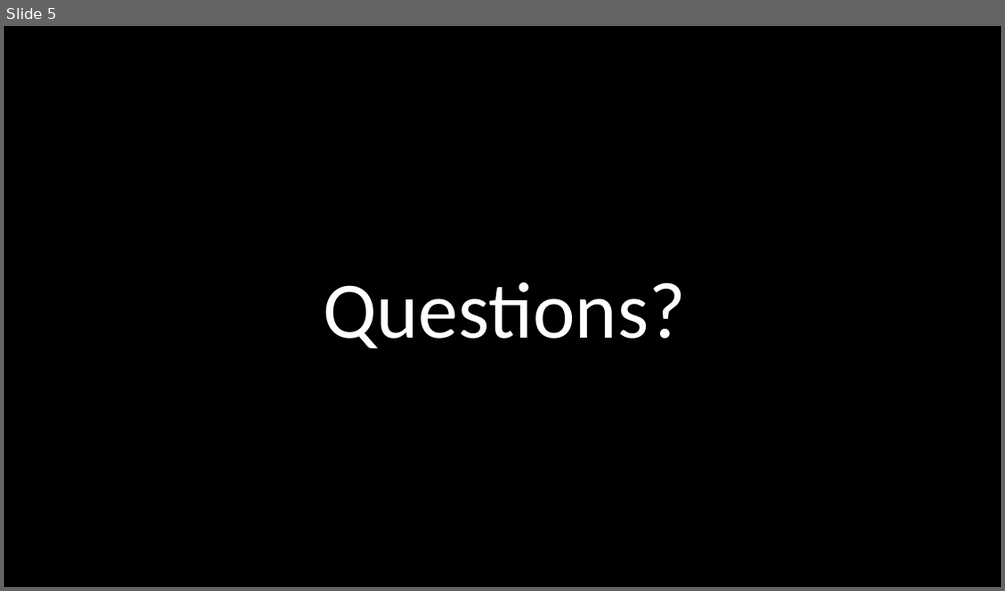
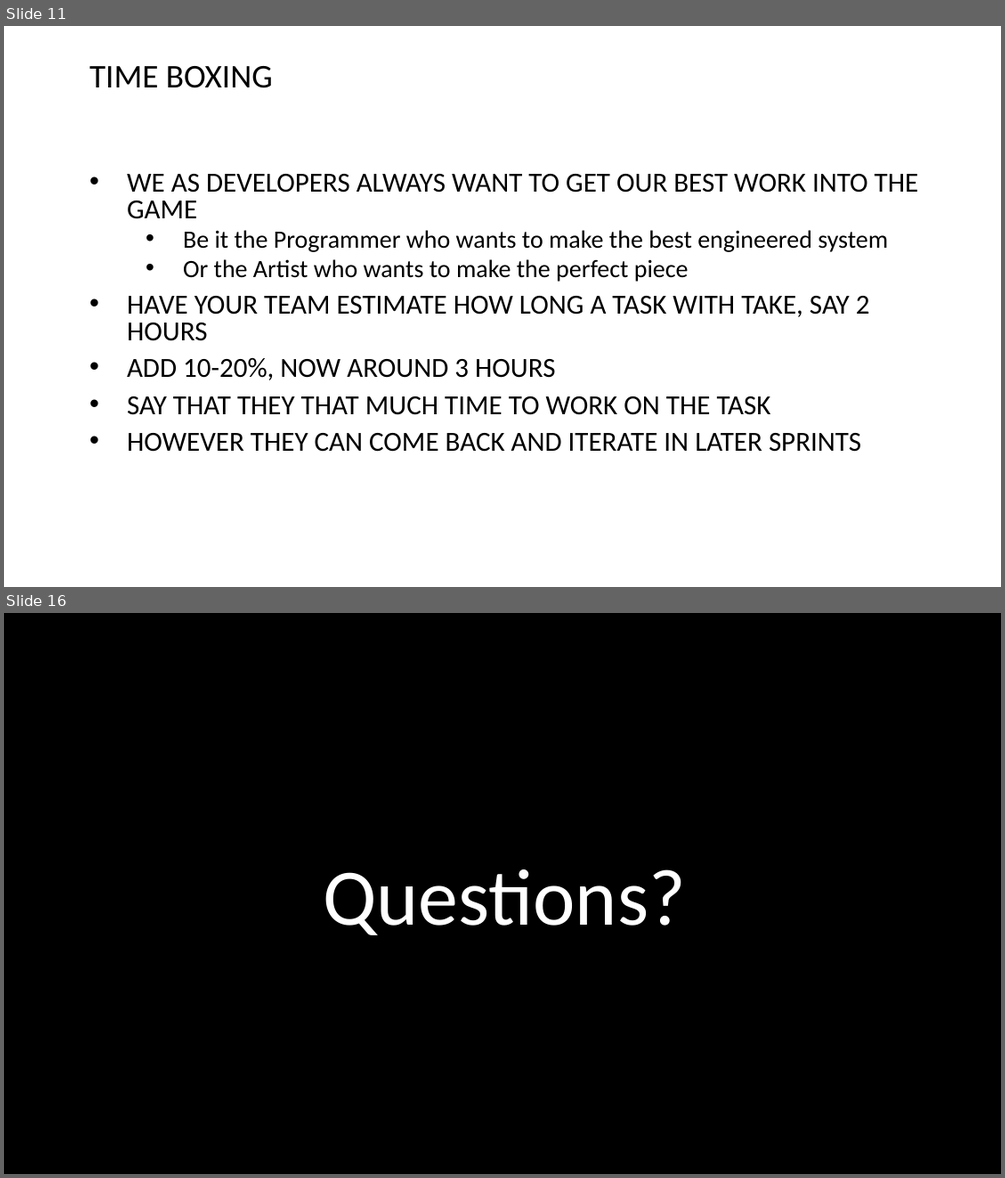
Before and after one commit to Falmouth-Games-Academy/ba-course-materials, a slide deck: GAM240/03/19-20-GAM240-Lecture-Planning.pptx. Shown one above the other, each under a label of ours: slide 5 before the commit, slides 11 and 16 after it; the slides between them are not shown. The pictures are 1005x591 and 1005x1178 pixels, drawn with LibreOffice and Linux fonts; fonts in the diff are those of the drawing; background and template pictures are left out. Boxes give left, top, right and bottom in pixels: in the first picture for what was removed or moved away, otherwise in the second. Text is boxed around its words. In the diff, an @@ line names an element or a change of style, - is before the commit and + after.

```diff
--- a/GAM240/03/19-20-GAM240-Lecture-Planning.pptx
+++ b/GAM240/03/19-20-GAM240-Lecture-Planning.pptx
@@ slide 11 added at (x1=4, y1=26, x2=1001, y2=587), background #FFFFFF @@
@@ text added at (x1=89, y1=66, x2=273, y2=88), 32 pt, text #000000 @@
+TIME BOXING
@@ text added at (x1=127, y1=174, x2=919, y2=451), 26.6 pt, text #000000 @@
+• WE AS DEVELOPERS ALWAYS WANT TO GET OUR BEST WORK INTO THE GAME
+  • Be it the Programmer who wants to make the best engineered system
+  • Or the Artist who wants to make the perfect piece
+• HAVE YOUR TEAM ESTIMATE HOW LONG A TASK WITH TAKE, SAY 2 HOURS
+• ADD 10-20%, NOW AROUND 3 HOURS
+• SAY THAT THEY THAT MUCH TIME TO WORK ON THE TASK
+• HOWEVER THEY CAN COME BACK AND ITERATE IN LATER SPRINTS
@@ what was slide 5 is now slide 16 @@
```
Also in this commit, not shown: 1 slide changed, 12 other slides added, 2 slides removed, 1 other file.
